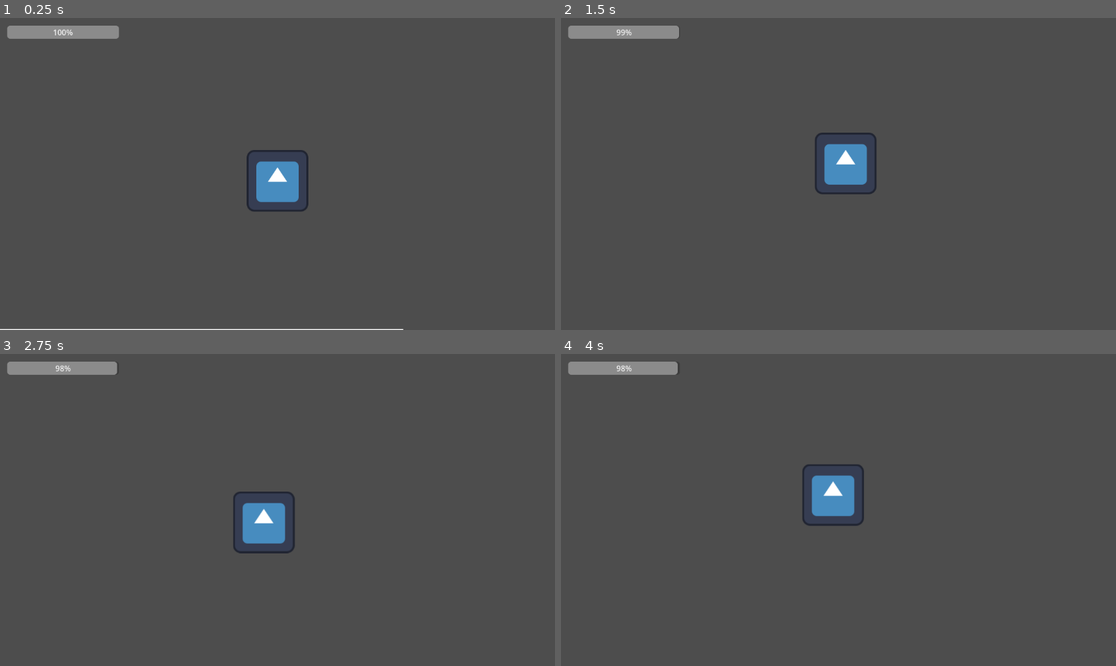
Above: before the commit, frames 1-4 (two rows, left to right).
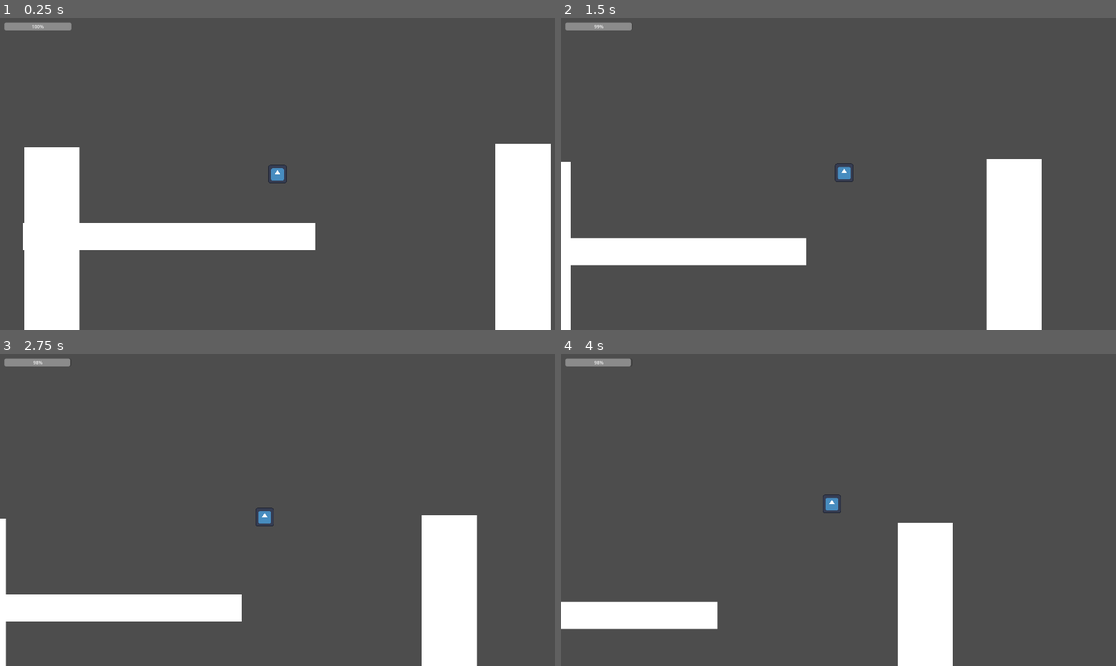
Above: after the commit, the same moments.

Repository: Geofoods/hungry-shark-evolution
Game: Godot game, scene res://scenes/level.tscn
Two runs of this game, one before a commit and one after it. Both use one fixed random seed, a clock stepped at 60 frames per second and the inputs below. The engine's default icon, where the game draws it, is replaced by a stand-in: a white triangle on a blue panel in a dark square.
Inputs (mouse positions are in pixels of both pictures, inside the frame that each line leads up to):
- Up to frame 1 (0.25 s): no input
- Up to frame 2 (1.5 s): move the mouse to (960, 158) at 0.52 s; hold D (move_right) from 0.53 s (still down); tap W (jump) at 0.6, 0.77, 1.07, 1.35 s; move the mouse to (727, 189) at 1.27 s
- Up to frame 3 (2.75 s): tap W (jump) at 1.52, 1.82, 2.1 s; move the mouse to (333, 441) at 2.02 s; release D (move_right) at 2.03 s; hold A (move_left) from 2.03 s (still down)
- Up to frame 4 (4 s): move the mouse to (810, 572) at 2.77 s; release A (move_left) at 2.78 s; hold D (move_right) from 2.78 s (still down); tap W (jump) at 2.85, 3.02, 3.32, 3.6, 3.77 s; move the mouse to (1005, 556) at 3.52 s

The runs differ from the first frame. In frame 1, 18% of the frame differs, in the area x 0-100%, y 1-100%; in frame 2, 12%; in frame 3, 11%; in frame 4, 9.0%.

Commit message:
fixed screen size

Diff:
--- a/project.godot
+++ b/project.godot
@@ -19,8 +19,46 @@
 
 UserInterface="*uid://cbmflf5qs5ylt"
 
+[display]
+
+window/size/viewport_width=1920
+window/size/viewport_height=1080
+window/size/mode=2
+
 [input]
 
+ui_left={
+"deadzone": 0.5,
+"events": [Object(InputEventKey,"resource_local_to_scene":false,"resource_name":"","device":0,"window_id":0,"alt_pressed":false,"shift_pressed":false,"ctrl_pressed":false,"meta_pressed":false,"pressed":false,"keycode":4194319,"physical_keycode":0,"key_label":0,"unicode":0,"location":0,"echo":false,"script":null)
+, Object(InputEventJoypadButton,"resource_local_to_scene":false,"resource_name":"","device":-1,"button_index":13,"pressure":0.0,"pressed":false,"script":null)
+, Object(InputEventJoypadMotion,"resource_local_to_scene":false,"resource_name":"","device":-1,"axis":0,"axis_value":-1.0,"script":null)
+, Object(InputEventKey,"resource_local_to_scene":false,"resource_name":"","device":-1,"window_id":0,"alt_pressed":false,"shift_pressed":false,"ctrl_pressed":false,"meta_pressed":false,"pressed":false,"keycode":0,"physical_keycode":65,"key_label":0,"unicode":97,"location":0,"echo":false,"script":null)
+]
+}
+ui_right={
+"deadzone": 0.5,
+"events": [Object(InputEventKey,"resource_local_to_scene":false,"resource_name":"","device":0,"window_id":0,"alt_pressed":false,"shift_pressed":false,"ctrl_pressed":false,"meta_pressed":false,"pressed":false,"keycode":4194321,"physical_keycode":0,"key_label":0,"unicode":0,"location":0,"echo":false,"script":null)
+, Object(InputEventJoypadButton,"resource_local_to_scene":false,"resource_name":"","device":-1,"button_index":14,"pressure":0.0,"pressed":false,"script":null)
+, Object(InputEventJoypadMotion,"resource_local_to_scene":false,"resource_name":"","device":-1,"axis":0,"axis_value":1.0,"script":null)
+, Object(InputEventKey,"resource_local_to_scene":false,"resource_name":"","device":-1,"window_id":0,"alt_pressed":false,"shift_pressed":false,"ctrl_pressed":false,"meta_pressed":false,"pressed":false,"keycode":0,"physical_keycode":68,"key_label":0,"unicode":100,"location":0,"echo":false,"script":null)
+]
+}
+ui_up={
+"deadzone": 0.5,
+"events": [Object(InputEventKey,"resource_local_to_scene":false,"resource_name":"","device":0,"window_id":0,"alt_pressed":false,"shift_pressed":false,"ctrl_pressed":false,"meta_pressed":false,"pressed":false,"keycode":4194320,"physical_keycode":0,"key_label":0,"unicode":0,"location":0,"echo":false,"script":null)
+, Object(InputEventJoypadButton,"resource_local_to_scene":false,"resource_name":"","device":-1,"button_index":11,"pressure":0.0,"pressed":false,"script":null)
+, Object(InputEventJoypadMotion,"resource_local_to_scene":false,"resource_name":"","device":-1,"axis":1,"axis_value":-1.0,"script":null)
+, Object(InputEventKey,"resource_local_to_scene":false,"resource_name":"","device":-1,"window_id":0,"alt_pressed":false,"shift_pressed":false,"ctrl_pressed":false,"meta_pressed":false,"pressed":false,"keycode":0,"physical_keycode":87,"key_label":0,"unicode":119,"location":0,"echo":false,"script":null)
+]
+}
+ui_down={
+"deadzone": 0.5,
+"events": [Object(InputEventKey,"resource_local_to_scene":false,"resource_name":"","device":0,"window_id":0,"alt_pressed":false,"shift_pressed":false,"ctrl_pressed":false,"meta_pressed":false,"pressed":false,"keycode":4194322,"physical_keycode":0,"key_label":0,"unicode":0,"location":0,"echo":false,"script":null)
+, Object(InputEventJoypadButton,"resource_local_to_scene":false,"resource_name":"","device":-1,"button_index":12,"pressure":0.0,"pressed":false,"script":null)
+, Object(InputEventJoypadMotion,"resource_local_to_scene":false,"resource_name":"","device":-1,"axis":1,"axis_value":1.0,"script":null)
+, Object(InputEventKey,"resource_local_to_scene":false,"resource_name":"","device":-1,"window_id":0,"alt_pressed":false,"shift_pressed":false,"ctrl_pressed":false,"meta_pressed":false,"pressed":false,"keycode":0,"physical_keycode":83,"key_label":0,"unicode":115,"location":0,"echo":false,"script":null)
+]
+}
 move_right={
 "deadzone": 0.2,
 "events": [Object(InputEventKey,"resource_local_to_scene":false,"resource_name":"","device":-1,"window_id":0,"alt_press …(192 unchanged characters)…
--- a/scenes/level.tscn
+++ b/scenes/level.tscn
@@ -705,6 +705,7 @@
 position = Vector2(-1, -2938)
 
 [node name="Camera2D" type="Camera2D" parent="miner" unique_id=2038858518]
+zoom = Vector2(0.5, 0.5)
 position_smoothing_enabled = true
 position_smoothing_speed = 10.0
 script = ExtResource("2_ppgk2")
--- a/scripts/character_body_2d.gd
+++ b/scripts/character_body_2d.gd
@@ -1,22 +1,19 @@
-extends CharacterBody2D
+extends CharacterBody2D  # Use KinematicBody2D in Godot 3.x
 
-# Movement variables
-@export var walk_speed: float = 200.0
-@export var jump_force: float = -350.0
-@export var gravity: float = 900.0
+# --- CONFIGURATION ---
+@export var speed: float = 600.0 # Movement speed in pixels/sec
 
 func _physics_process(delta):
-	# Apply gravity
-	if not is_on_floor():
-		velocity.y += gravity * delta
+	var input_vector = Vector2.ZERO
 
-	# Horizontal movement
-	var direction = Input.get_axis("move_left", "move_right")
-	velocity.x = direction * walk_speed
+	# --- GET INPUT ---
+	input_vector.x = Input.get_action_strength("ui_right") - Input.get_action_strength("ui_left")
+	input_vector.y = Input.get_action_strength("ui_down") - Input.get_action_strength("ui_up")
 
-	# Jumping
-	if Input.is_action_just_pressed("jump"):
-		velocity.y = jump_force
+	# --- NORMALIZE FOR DIAGONALS ---
+	if input_vector.length() > 0:
+		input_vector = input_vector.normalized()
 
-	# Move the character
+	# --- MOVE PLAYER ---
+	velocity = input_vector * speed
 	move_and_slide()
